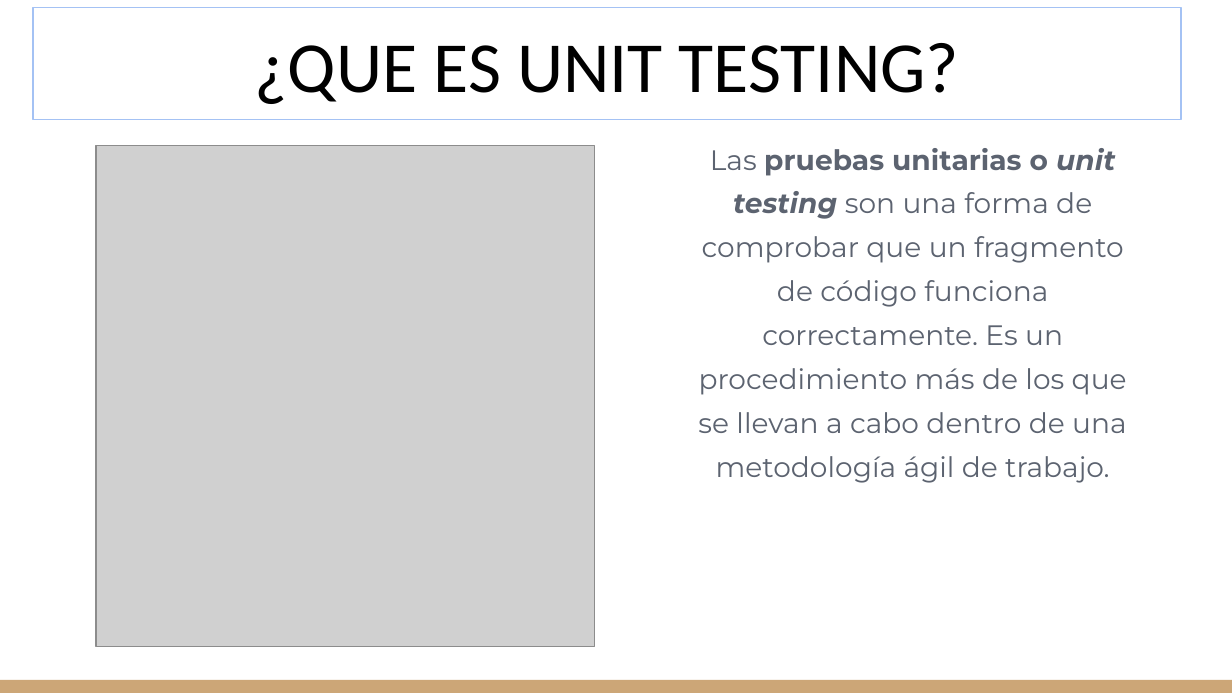
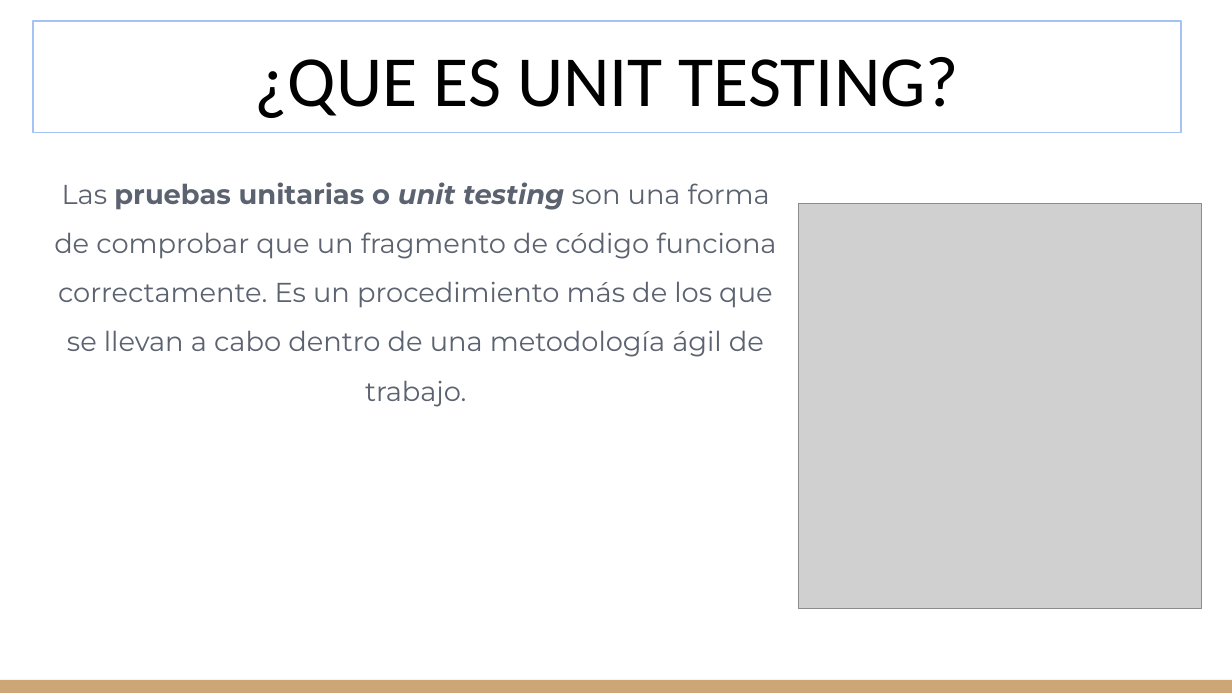
Before and after one commit to gitgamba/.Net-Grupo8, a slide deck: slide 3 of TPS/Unit Testing.pptx. Drawn at 1232x693 pixels with LibreOffice and Linux fonts; fonts in the diff are those of the drawing; grey boxes stand for pictures. Boxes give left, top, right and bottom in pixels: in the first picture for what was removed or moved away, otherwise in the second. Text is boxed around its words. In the diff, an @@ line names an element or a change of style, - is before the commit and + after.

Commit message:
Revision y agregado de conceptos Unit Testing

```diff
--- a/TPS/Unit Testing.pptx
+++ b/TPS/Unit Testing.pptx
@@ title "¿QUE ES UNIT TESTING?" moved from (x1=33, y1=7, x2=1181, y2=120) to (x1=33, y1=21, x2=1181, y2=133) @@
@@ text "Las pruebas unitarias o unit ..." moved from (x1=698, y1=148, x2=1127, y2=483) to (x1=54, y1=182, x2=776, y2=407) @@
@@ text "Las pruebas unitarias o unit ..." at (x1=54, y1=182, x2=776, y2=407): size 16.5 to 16 pt; line spacing 1.3 to 1.5; more space between paragraphs @@
@@ picture resized from (x1=96, y1=145, x2=595, y2=646) to (x1=798, y1=203, x2=1201, y2=609) @@
```
Also in this commit, not shown: 6 other slides changed, 2 slides added, 2 slides removed.
